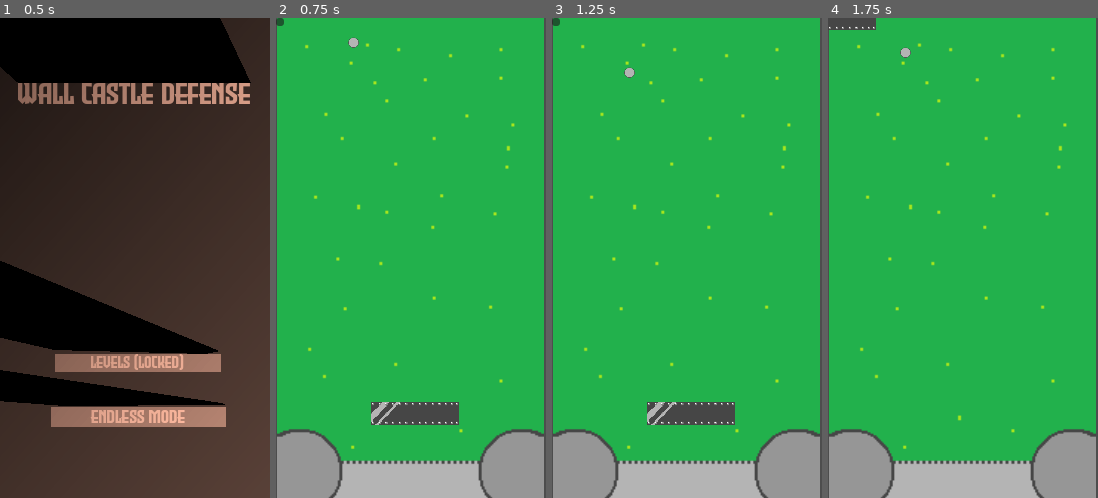
Above: before the commit, frames 1-4 (left to right).
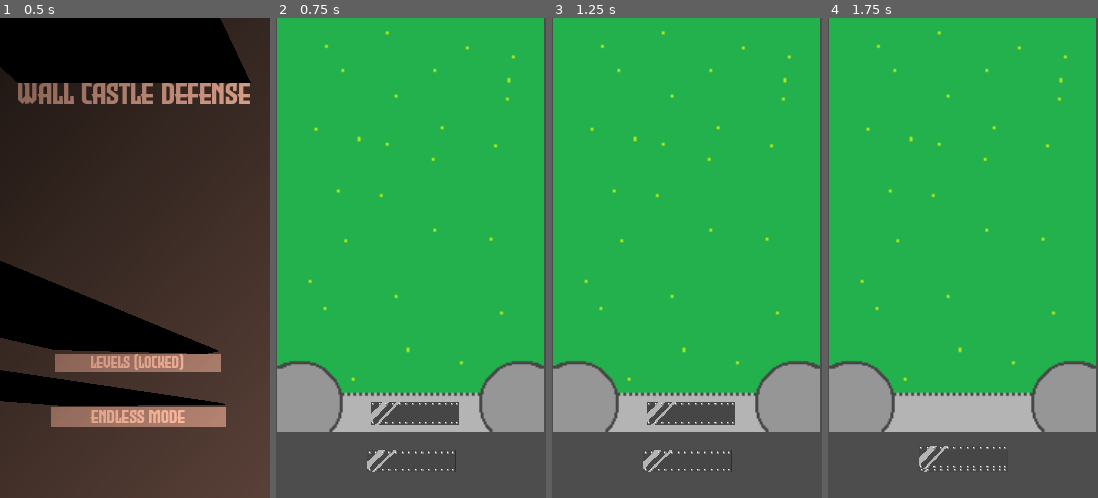
Above: after the commit, the same moments.

Repository: coolgames555/Bouncy
Game: Godot game, scene res://mainmenu.tscn
Same seed, same stepped clock (60 frames per second), same inputs: the game is played once before the commit and once after it.
Inputs (mouse positions are in pixels of both pictures, inside the frame that each line leads up to; where the layout moved, square brackets give the same spot in the first picture):
- Up to frame 1 (0.5 s): no input
- Up to frame 2 (0.75 s): click "Endless mode" at 0.5 s
- Up to frame 3 (1.25 s): no input
- Up to frame 4 (1.75 s): click (963, 459) [830, 22] at 1.25 s

Frame 1 is identical in both runs. In frame 2, 23% of the frame differs, in the area x 0-100%, y 0-100%; in frame 3, 23%; in frame 4, 25%.

Commit message:
basic wall placement

Diff:
--- a/bouncy/area_2d.gd
+++ b/bouncy/area_2d.gd
@@ -2,16 +2,21 @@
 var x = 1
 var instance = 0
 var used = 0
+static var a = 1
 func _physics_process(delta):
 	if x == 1:
 		position = get_global_mouse_position()
 		position.y += 70
 func _unhandled_input(event: InputEvent) -> void:
 	if event is InputEventMouseButton && x == 1:
-		if event.button_index == MOUSE_BUTTON_LEFT and event.pressed and not has_overlapping_bodies():
+		if event.button_index == MOUSE_BUTTON_LEFT and event.pressed and not has_overlapping_bodies() and a == 1:
 			x = 0
+			a = 0
 			name = "usedwall"
 			print("locked wall at")
+			await get_tree().create_timer(7.0).timeout
+			a = 1
+
 
 
 
--- a/bouncy/audio_stream_player_2d.gd
+++ b/bouncy/audio_stream_player_2d.gd
@@ -1,4 +1,4 @@
-extends AudioStreamPlayer2D
+extends AudioStreamPlayer
 
 var song = preload("res://New_Project.wav")
 
--- a/bouncy/node_2d.tscn
+++ b/bouncy/node_2d.tscn
@@ -8,6 +8,7 @@
 [ext_resource type="Texture2D" uid="uid://cf5qsqebspkp3" path="res://pixil-frame-0 (3).png" id="5_kdubu"]
 [ext_resource type="PackedScene" uid="uid://hxn6g2pf0hog" path="res://ball.tscn" id="5_rj586"]
 [ext_resource type="PackedScene" uid="uid://m1n765o8xhrk" path="res://wall.tscn" id="8_rj586"]
+[ext_resource type="AudioStream" uid="uid://dxxkl00ypug4p" path="res://New_Project.wav" id="9_4d7sh"]
 
 [sub_resource type="RectangleShape2D" id="RectangleShape2D_ilxo7"]
 size = Vector2(88.999985, 23.5)
@@ -19,11 +20,12 @@
 script = ExtResource("1_d21ai")
 
 [node name="Sprite2D" type="Sprite2D" parent="." unique_id=1911938681]
-position = Vector2(134.5, 241)
+position = Vector2(135, 173)
 scale = Vector2(1.4833333, 1.50625)
 texture = ExtResource("1_wtcfe")
 
 [node name="Metal wall" type="Area2D" parent="." unique_id=1046852628]
+position = Vector2(-286, -72)
 script = ExtResource("2_epypp")
 
 [node name="Sprite2D" type="Sprite2D" parent="Metal wall" unique_id=125285461]
@@ -36,10 +38,10 @@
 shape = SubResource("RectangleShape2D_ilxo7")
 
 [node name="ball" parent="." unique_id=842314956 instance=ExtResource("5_rj586")]
-position = Vector2(78, 14)
+position = Vector2(-197, -60)
 
 [node name="arrow" type="Area2D" parent="." unique_id=189258396]
-position = Vector2(12, 0)
+position = Vector2(-352, -15)
 
 [node name="Sprite2D" type="Sprite2D" parent="arrow" unique_id=1528791224]
 position = Vector2(89, -62)
@@ -50,10 +52,19 @@
 shape = SubResource("RectangleShape2D_2a6dy")
 
 [node name="Button" type="Button" parent="." unique_id=68267185]
-offset_right = 8.0
-offset_bottom = 8.0
+offset_left = 91.00001
+offset_top = 432.0
+offset_right = 899.0
+offset_bottom = 640.0
+scale = Vector2(0.1100188, 0.107873395)
+icon = ExtResource("3_0hol4")
 script = ExtResource("4_0hol4")
 
 [node name="wall" parent="." unique_id=152226328 groups=["walls"] instance=ExtResource("8_rj586")]
+position = Vector2(-111, -61)
+
+[node name="AudioStreamPlayer2D" type="AudioStreamPlayer" parent="." unique_id=1773144791]
+stream = ExtResource("9_4d7sh")
+autoplay = true
 
 [connection signal="area_entered" from="wall" to="ball" method="_on_wall_area_entered"]
--- a/bouncy/wall_spawn.gd
+++ b/bouncy/wall_spawn.gd
@@ -3,7 +3,9 @@
 
 # Called when the node enters the scene tree for the first time.
 func _ready() -> void:
-	pass
+	var new_wall = WALL_SCENE.instantiate()
+	new_wall.position = Vector2(140,460)
+	new_wall.z_index = 0
 
 
 # Called every frame. 'delta' is the elapsed time since the previous frame.
